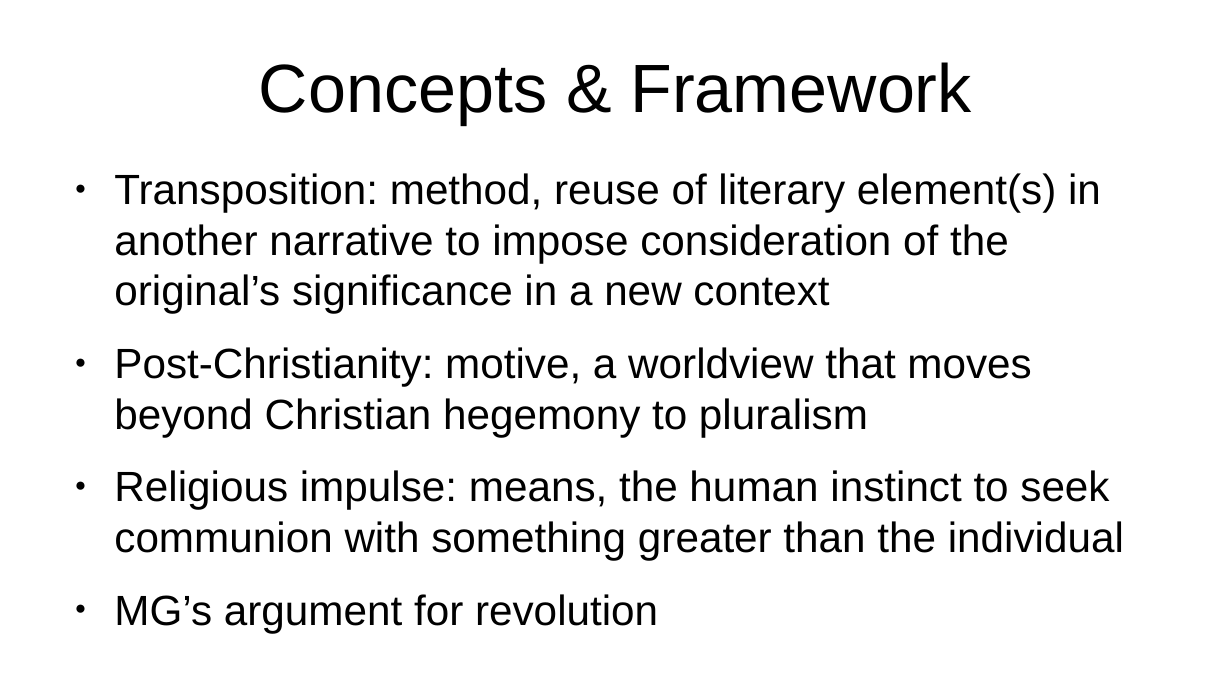
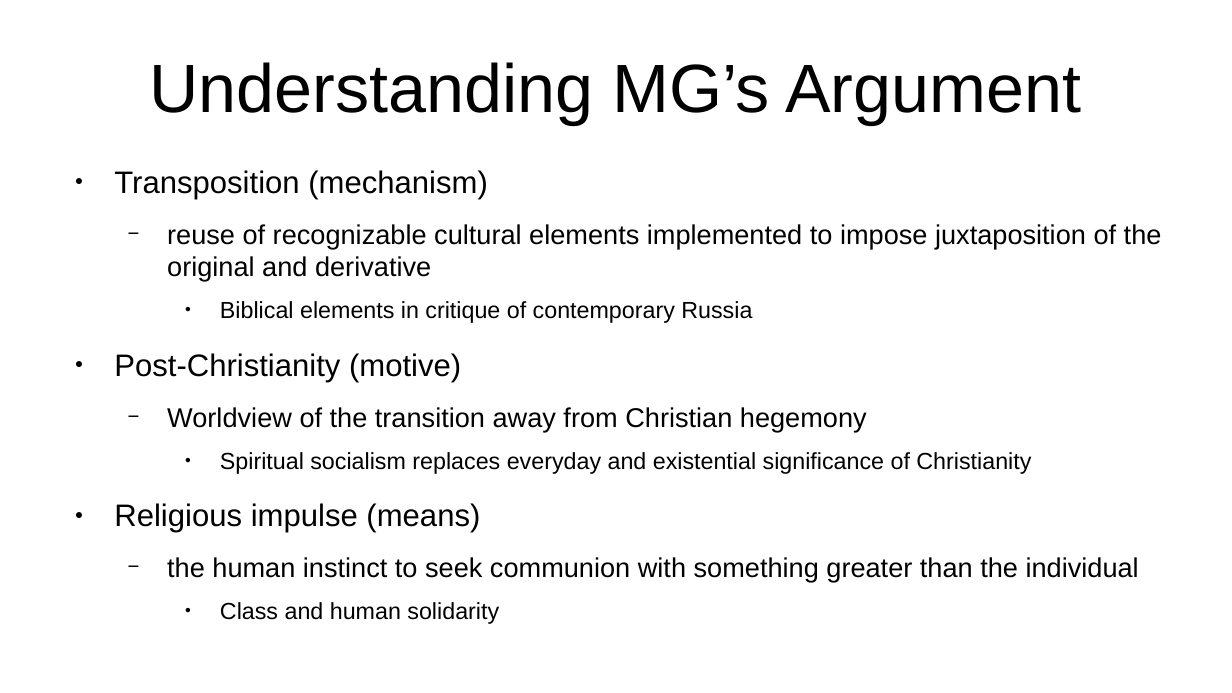
Before and after one commit to kollektivminds/russian-literary-bible, a slide deck: slide 7 of draft/pres.pptx (slide 6 before the commit). Drawn at 1232x693 pixels with LibreOffice and Linux fonts; fonts in the diff are those of the drawing. Boxes give left, top, right and bottom in pixels: in the first picture for what was removed or moved away, otherwise in the second. Text is boxed around its words. In the diff, an @@ line names an element or a change of style, - is before the commit and + after.

```diff
--- a/draft/pres.pptx
+++ b/draft/pres.pptx
@@ title at (149, 62, 1081, 125): text changed @@
-Concepts & Framework
+Understanding MG’s Argument
@@ text at (114, 170, 1162, 624): text changed; size 27.2 to 17.5 pt @@
-● Transposition: method, reuse of literary element(s) in another narrative to impose consideration of the original’s significance in a new context
-● Post-Christianity: motive, a worldview that moves beyond Christian hegemony to pluralism
-● Religious impulse: means, the human instinct to seek communion with something greater than the individual
-● MG’s argument for revolution
+● Transposition (mechanism)
+  − reuse of recognizable cultural elements implemented to impose juxtaposition of the original and derivative
+    ● Biblical elements in critique of contemporary Russia
+● Post-Christianity (motive)
+  − Worldview of the transition away from Christian hegemony
+    ● Spiritual socialism replaces everyday and existential significance of Christianity
+● Religious impulse (means)
+  − the human instinct to seek communion with something greater than the individual
+    ● Class and human solidarity
```
Also in this commit, not shown: 6 other slides changed, 7 slides added, 6 other files.
